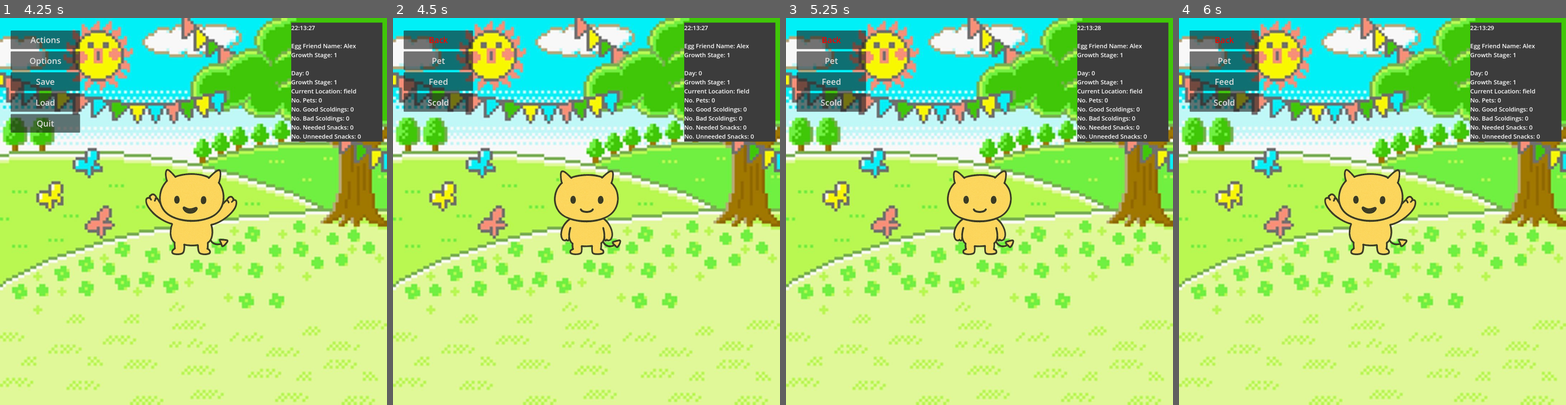
Above: before the commit, frames 1-4 (left to right).
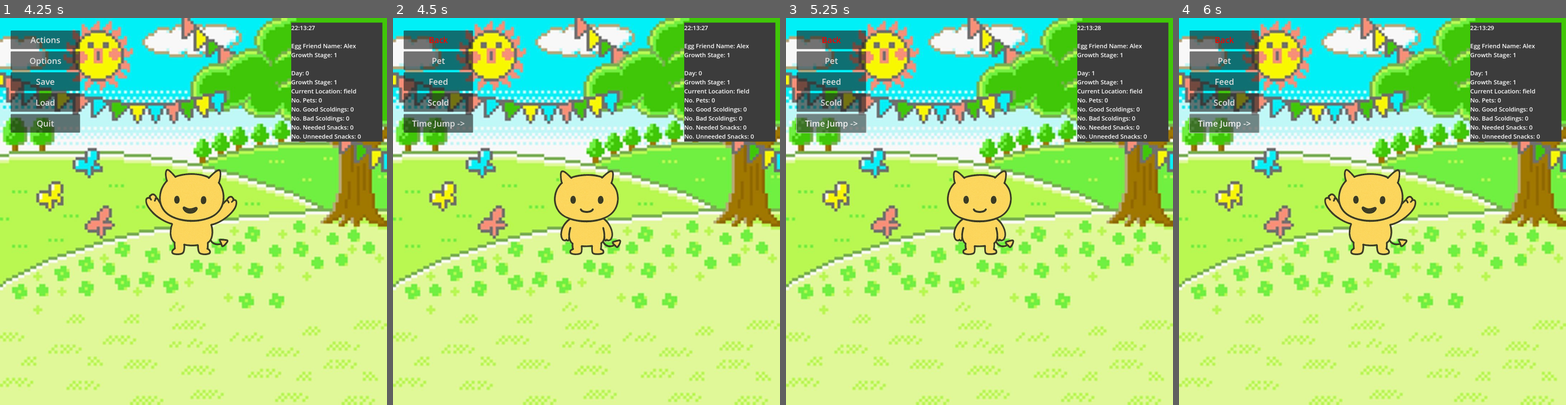
Above: after the commit, the same moments.

Repository: Izendi/egg_friend
Game: Godot game, scene res://assets/scenes/node_start_menu.tscn
Two runs of this game, one before a commit and one after it. Both use one fixed random seed, a clock stepped at 60 frames per second and the inputs below.
Inputs (mouse positions are in pixels of both pictures, inside the frame that each line leads up to):
- Up to frame 1 (4.25 s): click "New Game" at 0.5 s; click "New Egg" at 1.25 s; click (193, 211) at 2.02 s; type "Alex" at 2.1 s; click "Start Game" at 2.75 s; tap Enter (ui_accept) at 3.5, 3.77 s; hold Right (ui_right) from 3.53 s (still down)
- Up to frame 2 (4.5 s): release Right (ui_right) at 4.25 s; click "Actions" at 4.25 s
- Up to frame 3 (5.25 s): click (832, 122) at 5 s, where only the run after the commit has a clickable "Time Jump ->"
- Up to frame 4 (6 s): hold Right (ui_right) from 5.78 s (still down)

Frame 1 is identical in both runs. In frame 2, 0.9% of the frame differs, in the area x 2-21%, y 24-30%; in frame 3, 0.9%, in the area x 2-80%, y 13-30%; in frame 4, 0.9%.
Error in both runs: Attempt to call function 'store_string' in base 'null instance' on a null instance. (res://assets/scripts/GLOBAL.gd:80)

Commit message:
fixed int showing as float

Diff:
--- a/assets/scenes/areas/menu_manager.gd
+++ b/assets/scenes/areas/menu_manager.gd
@@ -15,6 +15,8 @@
 signal load_game(profileName: String, saveSlotNum: int)
 signal background_changed(backgroundName: String)
 signal egg_friend_changed(friendName: String)
+
+signal forward_time_skip()
 
 signal quit_game # no payload
 
@@ -102,3 +104,7 @@
 
 func _on_button_quit_pressed():
 	quit_game.emit()
+
+
+func _on_button_time_skip_pressed():
+	forward_time_skip.emit()
--- a/assets/scenes/areas/tamagotchi_global.gd
+++ b/assets/scenes/areas/tamagotchi_global.gd
@@ -50,6 +50,8 @@
 	menuSystem.background_changed.connect(_on_background_changed)
 	menuSystem.egg_friend_changed.connect(_on_egg_friend_chosen)
 
+	menuSystem.forward_time_skip.connect(_on_forward_time_jump)
+
 	menuSystem.quit_game.connect(_on_quit_game)
 
 	# Set up level loading system
@@ -63,8 +65,12 @@
 	fit_egg_friend_to_viewport(current_egg_Friend_Scale)
 
 
+func _on_forward_time_jump():
+	GLOBAL_game_data["Days"] += 1
+	GLOBAL_game_data["Days"] = int(GLOBAL_game_data["Days"])
+
 func _on_save_game_request():
-	var save_path = "user://savegame_data/" + str(GLOBAL_game_data["save_slot_num"]) + ".json"
+	var save_path = "user://savegame_data/" + str(int(GLOBAL_game_data["save_slot_num"])) + ".json"
 	var file = FileAccess.open(save_path, FileAccess.WRITE)
 	#file.store_string("hello world")
 
@@ -211,14 +217,14 @@
 	topRight_label.text = topRight_label.text + "\n\nEgg Friend Name: " + str(GLOBAL_game_data["egg_friend_name"])
 	topRight_label.text = topRight_label.text + "\nGrowth Stage: " + str(GLOBAL_game_data["growth_stage"])
 
-	topRight_label.text = topRight_label.text + "\n\nDay: " + str(GLOBAL_game_data["Days"]) # In game day
-	topRight_label.text = topRight_label.text + "\nGrowth Stage: " + str(GLOBAL_game_data["growth_stage"])
+	topRight_label.text = topRight_label.text + "\n\nDay: " + str(int(GLOBAL_game_data["Days"])) # In game day
+	topRight_label.text = topRight_label.text + "\nGrowth Stage: " + str(int(GLOBAL_game_data["growth_stage"]))
 	topRight_label.text = topRight_label.text + "\nCurrent Location: " + str(GLOBAL_game_data["Current_background"])
 	topRight_label.text = topRight_label.text + "\nNo. Pets: " + str(GLOBAL_game_data["No_Pets"])
-	topRight_label.text = topRight_label.text + "\nNo. Good Scoldings: " + str(GLOBAL_game_data["No_just_scoldings"])
-	topRight_label.text = topRight_label.text + "\nNo. Bad Scoldings: " + str(GLOBAL_game_data["No_unjust_scoldings"])
-	topRight_label.text = topRight_label.text + "\nNo. Needed Snacks: " + str(GLOBAL_game_data["No_Needed_Snacks"])
-	topRight_label.text = topRight_label.text + "\nNo. Unneeded Snacks: " + str(GLOBAL_game_data["No_Unneeded_Snacks"])
+	topRight_label.text = topRight_label.text + "\nNo. Good Scoldings: " + str(int(GLOBAL_game_data["No_just_scoldings"]))
+	topRight_label.text = topRight_label.text + "\nNo. Bad Scoldings: " + str(int(GLOBAL_game_data["No_unjust_scoldings"]))
+	topRight_label.text = topRight_label.text + "\nNo. Needed Snacks: " + str(int(GLOBAL_game_data["No_Needed_Snacks"]))
+	topRight_label.text = topRight_label.text + "\nNo. Unneeded Snacks: " + str(int(GLOBAL_game_data["No_Unneeded_Snacks"]))
 
 
 	if current_egg_Friend_Scale != egg_Friend_Scale:
--- a/assets/scenes/areas/tamagotchi_global.tscn
+++ b/assets/scenes/areas/tamagotchi_global.tscn
@@ -105,6 +105,7 @@
 text = "Tamagotchi 3"
 
 [node name="Main_menu" type="VBoxContainer" parent="CanvasLayer/Control"]
+visible = false
 layout_mode = 1
 anchors_preset = -1
 anchor_left = 0.176
@@ -149,7 +150,6 @@
 text = "Quit"
 
 [node name="Action_menu" type="VBoxContainer" parent="CanvasLayer/Control"]
-visible = false
 layout_mode = 1
 anchors_preset = -1
 anchor_left = 0.175573
@@ -185,6 +185,12 @@
 layout_mode = 2
 theme_override_font_sizes/font_size = 36
 text = "Scold"
+
+[node name="Button_timeSkip" type="Button" parent="CanvasLayer/Control/Action_menu"]
+custom_minimum_size = Vector2(0, 80)
+layout_mode = 2
+theme_override_font_sizes/font_size = 36
+text = "Time Jump ->"
 
 [node name="Options_menu" type="VBoxContainer" parent="CanvasLayer/Control"]
 visible = false
@@ -312,6 +318,7 @@
 [connection signal="pressed" from="CanvasLayer/Control/Action_menu/Button_pet" to="CanvasLayer" method="_on_button_pet_pressed"]
 [connection signal="pressed" from="CanvasLayer/Control/Action_menu/Button_feed" to="CanvasLayer" method="_on_button_feed_pressed"]
 [connection signal="pressed" from="CanvasLayer/Control/Action_menu/Button_scold" to="CanvasLayer" method="_on_button_scold_pressed"]
+[connection signal="pressed" from="CanvasLayer/Control/Action_menu/Button_timeSkip" to="CanvasLayer" method="_on_button_time_skip_pressed"]
 [connection signal="pressed" from="CanvasLayer/Control/Options_menu/Button_back" to="CanvasLayer" method="_on_button_back_pressed"]
 [connection signal="pressed" from="CanvasLayer/Control/Options_menu/Button_setBackground" to="CanvasLayer" method="_on_button_set_background_pressed"]
 [connection signal="pressed" from="CanvasLayer/Control/Options_menu/Button_setEggFriend" to="CanvasLayer" method="_on_button_set_egg_friend_pressed"]
